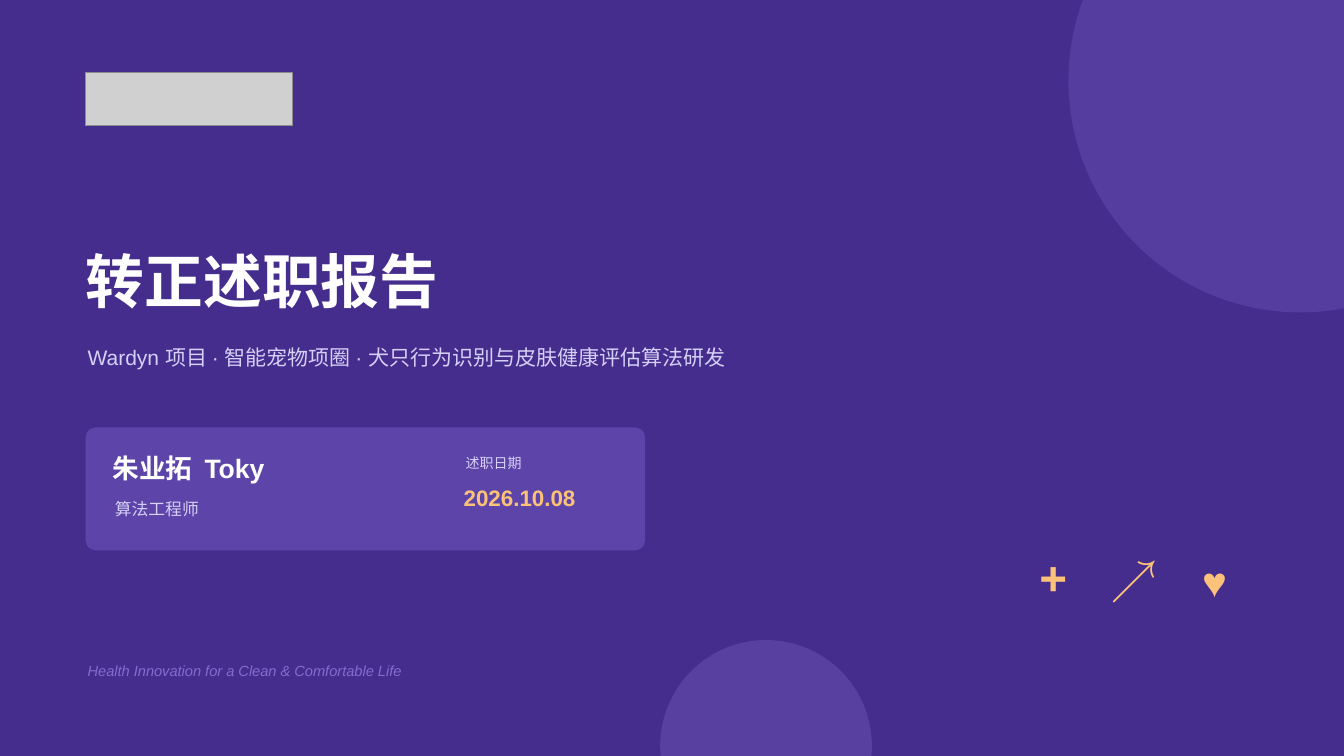
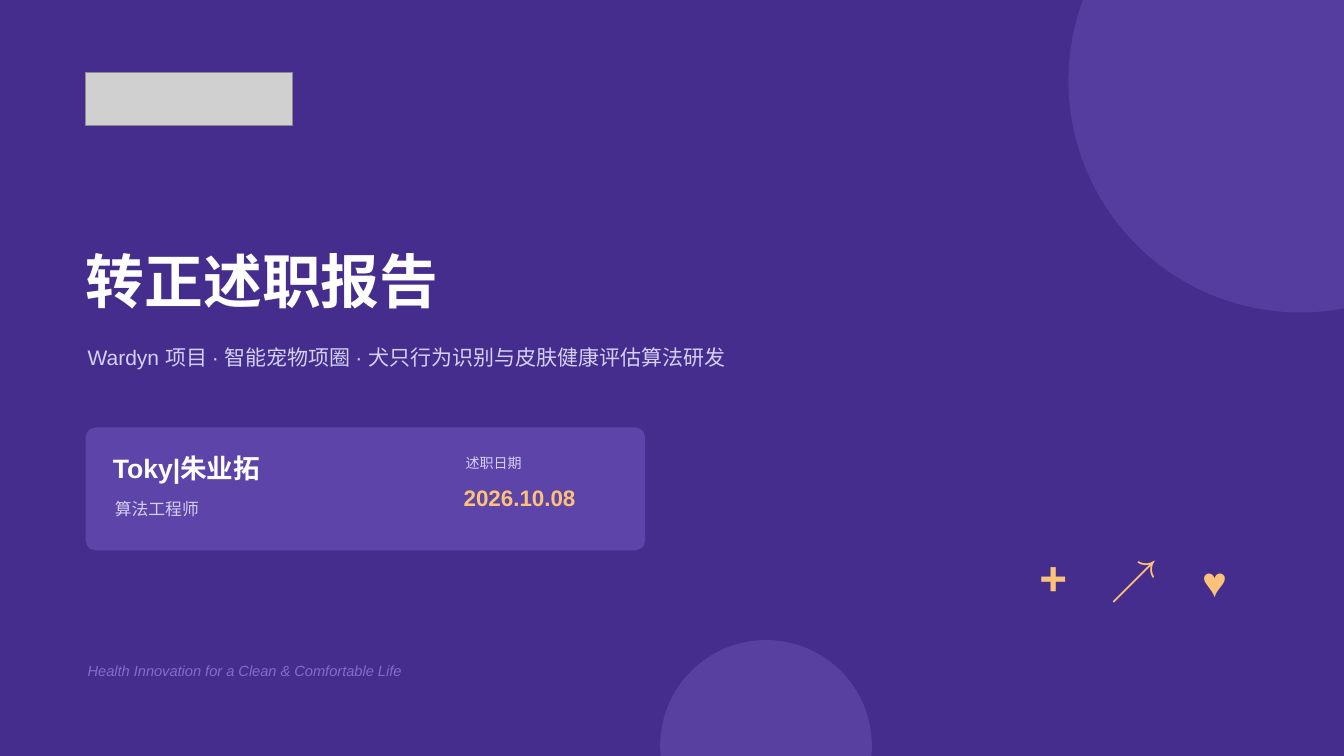
Before and after one commit to zhuyetuo/workplace_soft_skills, a slide deck: slide 1 of 转正述职/转正述职报告-朱业拓.pptx. Drawn at 1344x756 pixels with LibreOffice and Linux fonts; fonts in the diff are those of the drawing; grey boxes stand for pictures. Boxes give left, top, right and bottom in pixels: in the first picture for what was removed or moved away, otherwise in the second. Text is boxed around its words. In the diff, an @@ line names an element or a change of style, - is before the commit and + after.

```diff
--- a/转正述职/转正述职报告-朱业拓.pptx
+++ b/转正述职/转正述职报告-朱业拓.pptx
@@ text at (113, 457, 260, 483): text changed @@
-朱业拓 Toky
+Toky|朱业拓
```
Also in this commit, not shown: 2 other slides changed, 1 other file.
